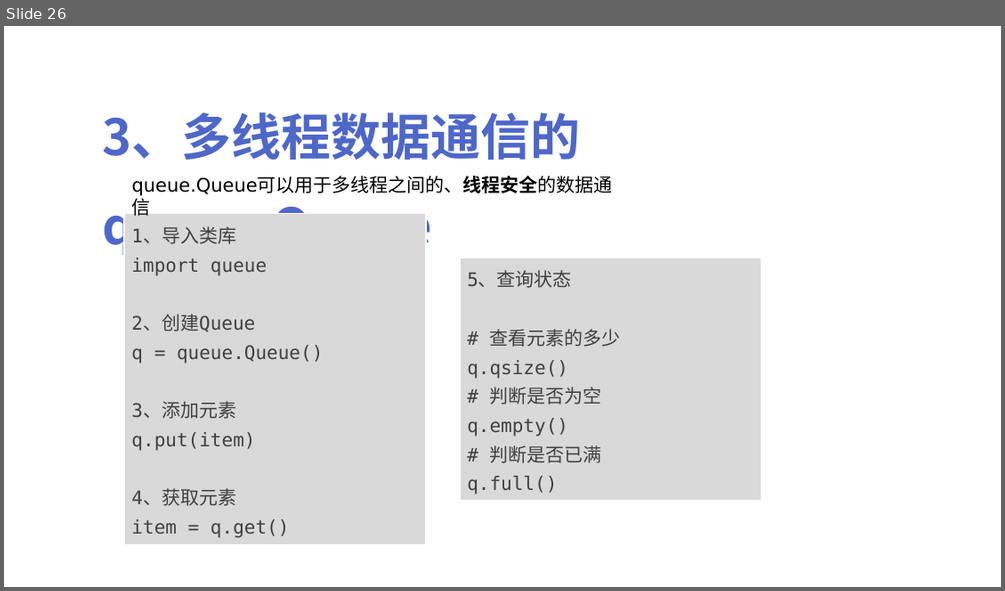
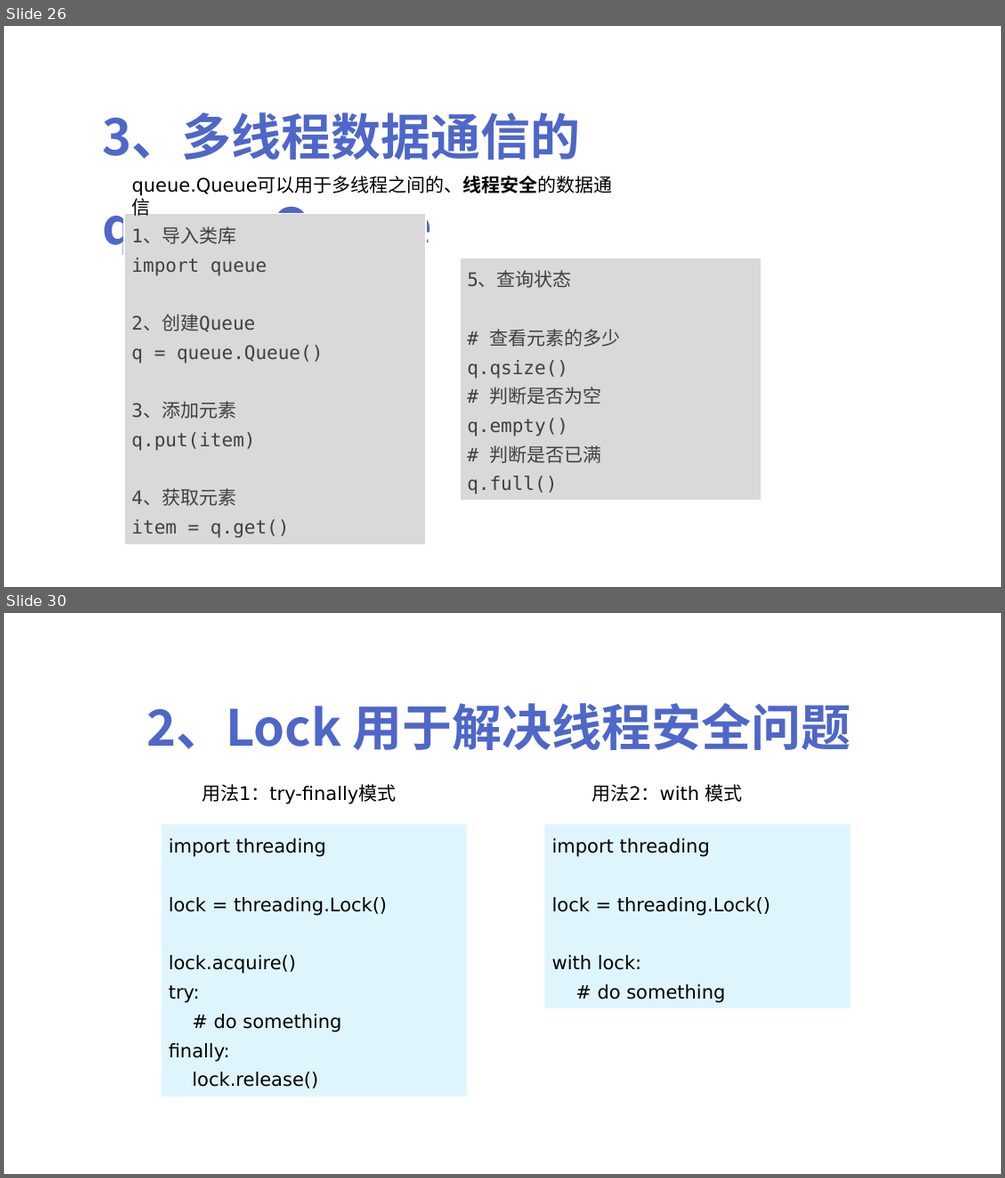
Before and after one commit to peiss/ant-learn-python-concurrent, a slide deck: Python并发编程简介.pptx. Shown one above the other, each under a label of ours: slide 26 before the commit, slides 26 and 30 after it; the slides between them are not shown. The pictures are 1005x591 and 1005x1178 pixels, drawn with LibreOffice and Linux fonts; fonts in the diff are those of the drawing. Boxes give left, top, right and bottom in pixels: in the first picture for what was removed or moved away, otherwise in the second. Text is boxed around its words. In the diff, an @@ line names an element or a change of style, - is before the commit and + after.

```diff
--- a/Python并发编程简介.pptx
+++ b/Python并发编程简介.pptx
@@ slide 30 added at [4,613,1001,1174], background #FFFFFF @@
@@ text added at [146,703,851,750], 48 pt, text #4E67C8, bold @@
+2、Lock 用于解决线程安全问题
@@ text added at [202,784,396,804], 18 pt, text #000000 @@
+用法1：try-finally模式
@@ text added at [591,784,743,802], 18 pt, text #000000 @@
+用法2：with 模式
@@ rectangle added at [161,825,467,1097], fill #DFF5FD, 18 pt, text #000000 @@
+import threading
+lock = threading.Lock()
+lock.acquire()
+try:
+# do something
+finally:
+lock.release()
@@ rectangle added at [544,825,850,1008], fill #DFF5FD, 18 pt, text #000000 @@
+import threading
+lock = threading.Lock()
+with lock:
+# do something
```
Also in this commit, not shown: 8 other slides added, 1 other file.
